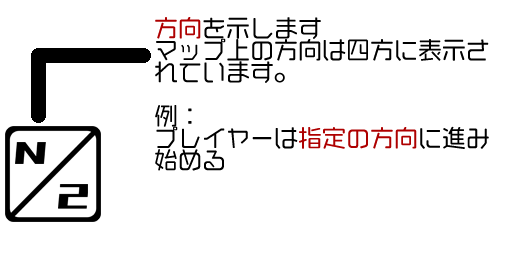
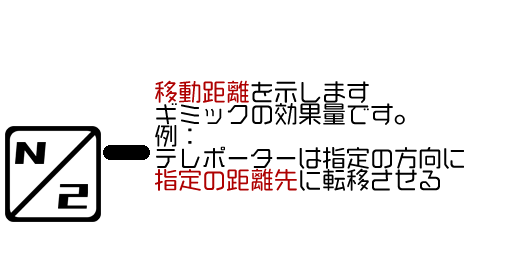
Layer changes from the first w=512, h=256 image to the second:
renamed "移動距離を示す ギミックの効果量 例： テレポーターは指定の方向に 指定の距離先に転移させる" to "移動距離を示します ギミックの効果量です。 例： テレポーターは指定の方向に 指定の距離先に転移させる", showed it, painted on it over left=155, top=80, right=464, bottom=191
hid "方向を示します マップ上の方向は四方に表示されています。 例： プレイヤーは指定の方向に進み始める" over left=155, top=17, right=489, bottom=171
showed "レイヤー 3" over left=103, top=145, right=150, bottom=160
hid "レイヤー 1" over left=31, top=48, right=151, bottom=123
